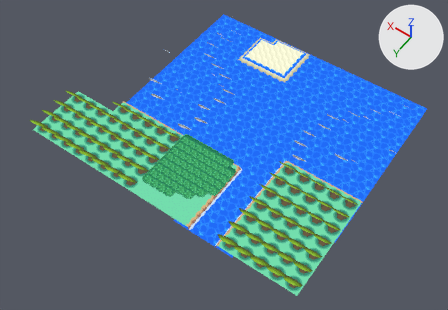
The glTF model browser/public/source/land/202-18.glb, before and after one commit.
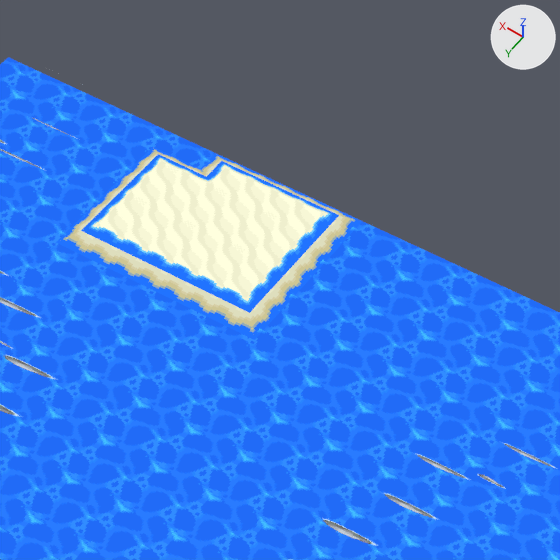
Each version is shown whole from a 50 mm camera at (-416.0, 683.0, 950.0) aimed at (23.0, 69.0, -15.0), then close up on the part from 49% to 81% of the width and 0% to 45% of the height. Arrows for +X, +Y and +Z are at upper right; the lights stay in place. The last two pictures show the newer version.

Before the edit, the objects in view are built like this:
```python
ob_map32_12c_001 = bpy.data.objects.new('map32_12c.001', me_map32_12c)
ob_map32_12c_001.location = (0.0, 0.0, 0.0)
```
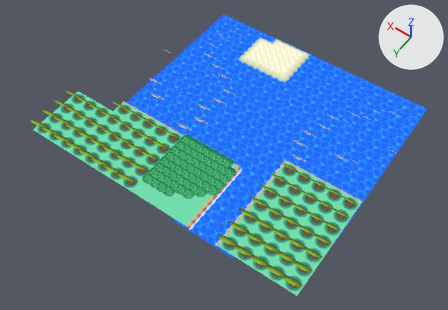
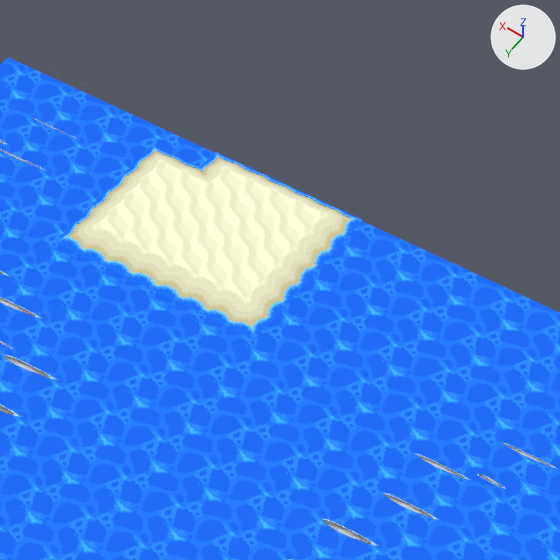
Location of each change, (x1, y1, x2, y2) in pixels of the close-ups (560 x 560 px):
'map32_12c.001', surface changed: (56, 144, 365, 340) in both

What changed in the scene script:
```text
Change mat_swave_p:
    add n12 = _N.new('ShaderNodeMapping'); n12.name = 'Mapping'
    add n12.inputs[1].default_value = (0.0, -0.6, 0.0)  # 'Location'
    add n13 = _N.new('ShaderNodeUVMap'); n13.name = 'UV Map'
    add n13.uv_map = 'UVMap'
    where n11 = _N.new('ShaderNodeTexImage'); n11.name = 'Image Texture'
    add _L.new(n12.outputs[0], n11.inputs[0])  # 'Vector' to 'Vector'
    add _L.new(n13.outputs[0], n12.inputs[0])  # 'UV' to 'Vector'
```
